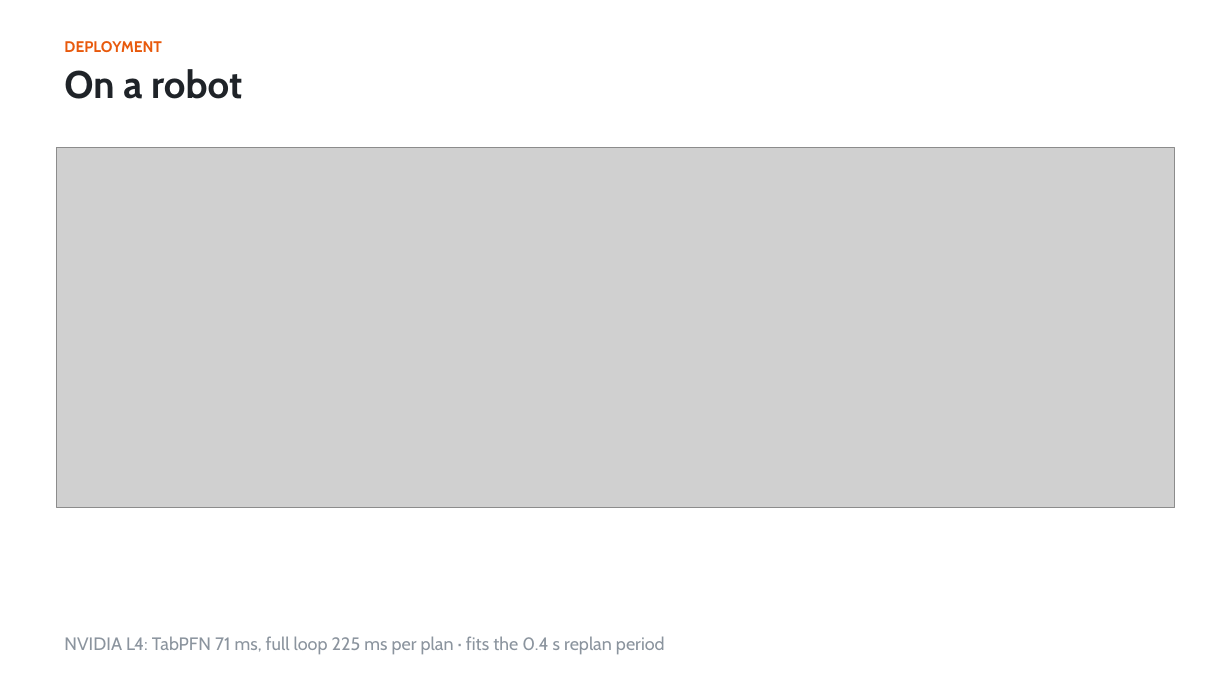
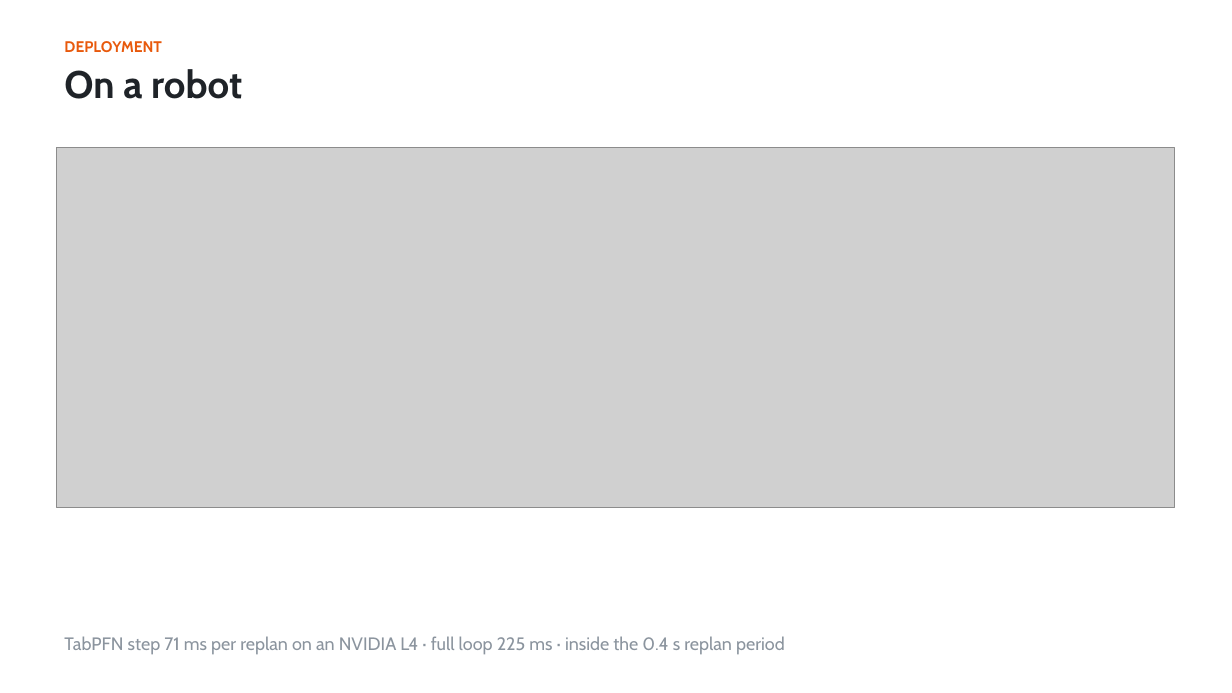
Before and after one commit to shiinalight/Foresight, a slide deck: slide 13 of deck/Foresight.pptx. Drawn at 1232x693 pixels with LibreOffice and Linux fonts; fonts in the diff are those of the drawing; grey boxes stand for pictures. Boxes give left, top, right and bottom in pixels: in the first picture for what was removed or moved away, otherwise in the second. Text is boxed around its words. In the diff, an @@ line names an element or a change of style, - is before the commit and + after.

```diff
--- a/deck/Foresight.pptx
+++ b/deck/Foresight.pptx
@@ text at (64,636,785,655): text changed @@
-NVIDIA L4: TabPFN 71 ms, full loop 225 ms per plan · fits the 0.4 s replan period
+TabPFN step 71 ms per replan on an NVIDIA L4 · full loop 225 ms · inside the 0.4 s replan period
```
Also in this commit, not shown: 2 other files.
